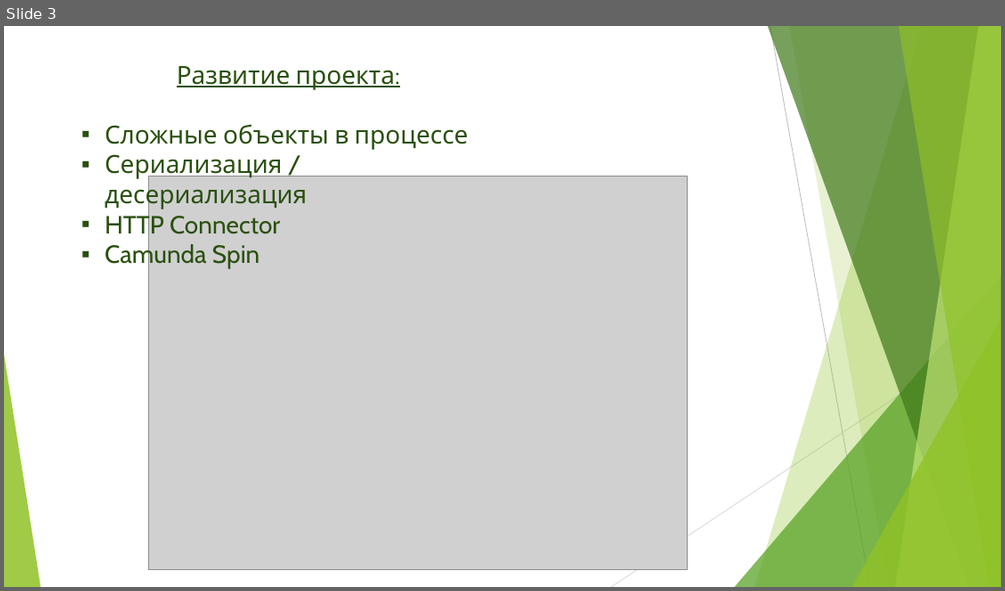
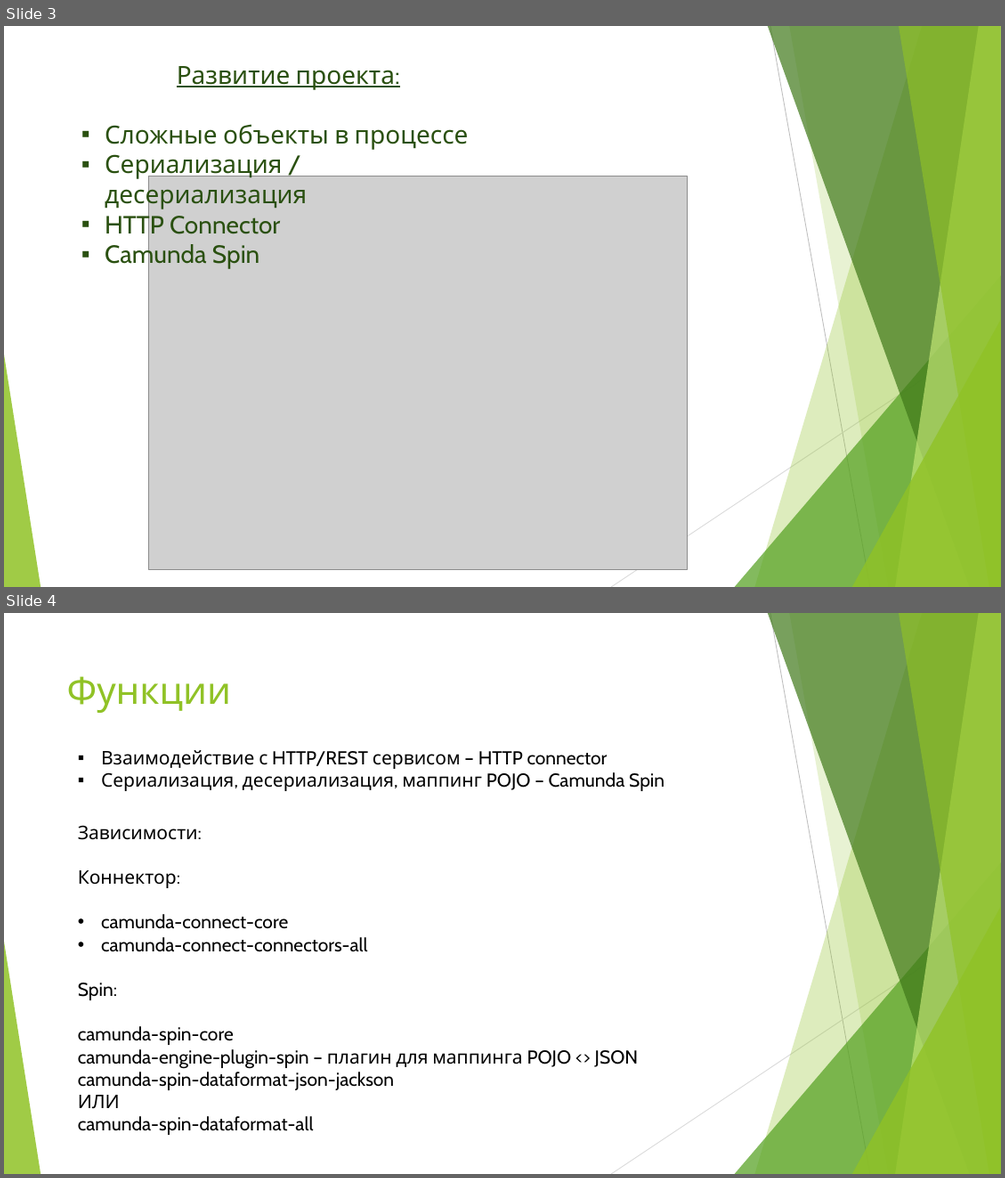
Before and after one commit to Reunico/presentations, a slide deck: Camunda_Pub/Camunda_Pub_3.pptx. Shown one above the other, each under a label of ours: slide 3 before the commit, slides 3 and 4 after it. The pictures are 1005x591 and 1005x1178 pixels, drawn with LibreOffice and Linux fonts; fonts in the diff are those of the drawing; grey boxes stand for pictures. Boxes give left, top, right and bottom in pixels: in the first picture for what was removed or moved away, otherwise in the second. Text is boxed around its words. In the diff, an @@ line names an element or a change of style, - is before the commit and + after.

```diff
--- a/Camunda_Pub/Camunda_Pub_3.pptx
+++ b/Camunda_Pub/Camunda_Pub_3.pptx
@@ slide 4 added at (4, 613, 1001, 1174), background #FFFFFF; not listed: 10 template elements that a slide beside it also shows @@
@@ title added at (67, 676, 232, 713), 36 pt, text #90C226 @@
+Функции
@@ text added at (101, 750, 664, 791), 18 pt, text #000000 @@
+▪ Взаимодействие с HTTP/REST сервисом – HTTP connector
+▪ Сериализация, десериализация, маппинг POJO – Camunda Spin
@@ text added at (78, 825, 639, 1135), 18 pt, text #000000 @@
+Зависимости:
+Коннектор:
+• camunda-connect-core
+• camunda-connect-connectors-all
+Spin:
+camunda-spin-core
+camunda-engine-plugin-spin – плагин для маппинга POJO <> JSON
+camunda-spin-dataformat-json-jackson
+ИЛИ
+camunda-spin-dataformat-all
```
Also in this commit, not shown: 1 slide changed, 1 other slide added.
